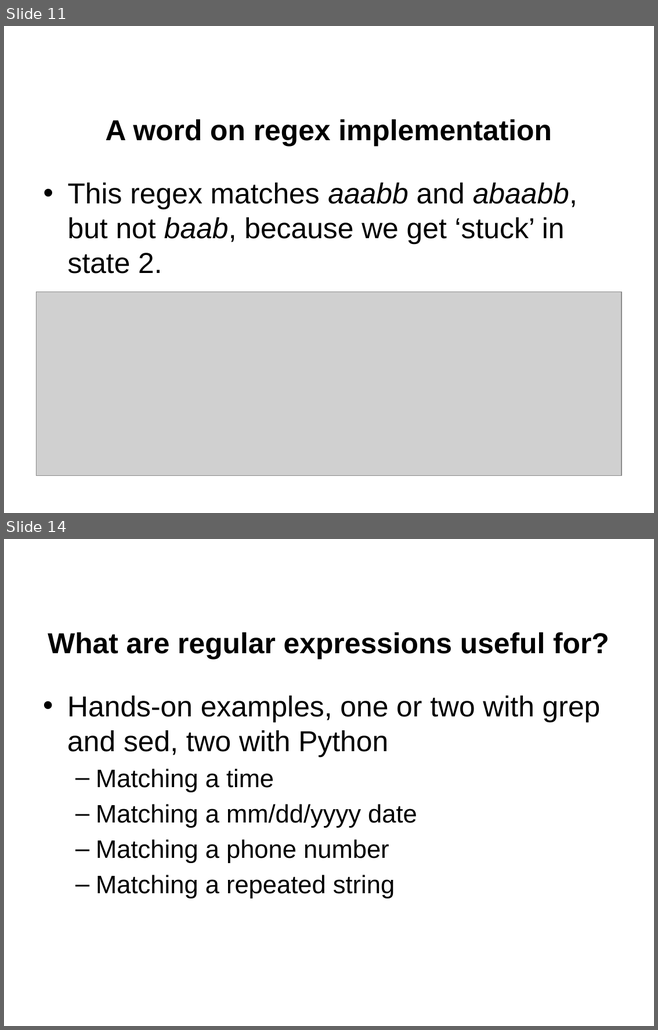
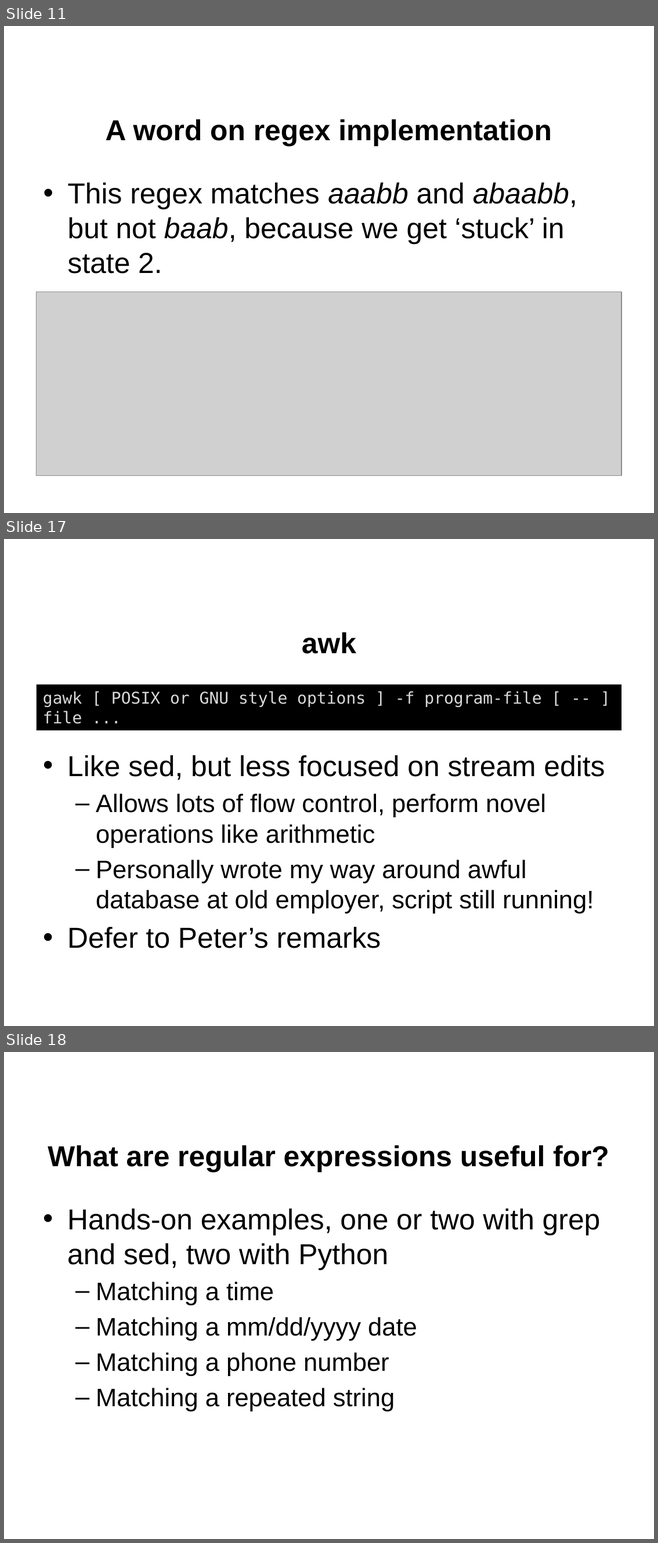
Before and after one commit to jgerity/talks, a slide deck: 2017/computing_workgroup/regex/regular_expressions.pptx. Shown one above the other, each under a label of ours: slides 11 and 14 before the commit, slides 11, 17 and 18 after it; the slides between them are not shown. The pictures are 658x1030 and 658x1543 pixels, drawn with LibreOffice and Linux fonts; fonts in the diff are those of the drawing; grey boxes stand for pictures; background and template pictures are left out. Boxes give left, top, right and bottom in pixels: in the first picture for what was removed or moved away, otherwise in the second. Text is boxed around its words. In the diff, an @@ line names an element or a change of style, - is before the commit and + after.

```diff
--- a/2017/computing_workgroup/regex/regular_expressions.pptx
+++ b/2017/computing_workgroup/regex/regular_expressions.pptx
@@ slide 17 added at [4, 539, 654, 1026], background picture (left out) @@
@@ title added at [302, 632, 356, 654], 32 pt, text #000000, bold @@
+awk
@@ rectangle added at [36, 685, 621, 730], fill #000000, 18 pt, text #D9D9D9 @@
+gawk [ POSIX or GNU style options ] -f program-file [ -- ] file ...
@@ text added at [67, 755, 604, 948], 28 pt, text #000000 @@
+• Like sed, but less focused on stream edits
+  – Allows lots of flow control, perform novel operations like arithmetic
+  – Personally wrote my way around awful database at old employer, script still running!
+• Defer to Peter’s remarks
@@ what was slide 14 is now slide 18 @@
```
Also in this commit, not shown: 3 slides changed, 3 other slides added.
